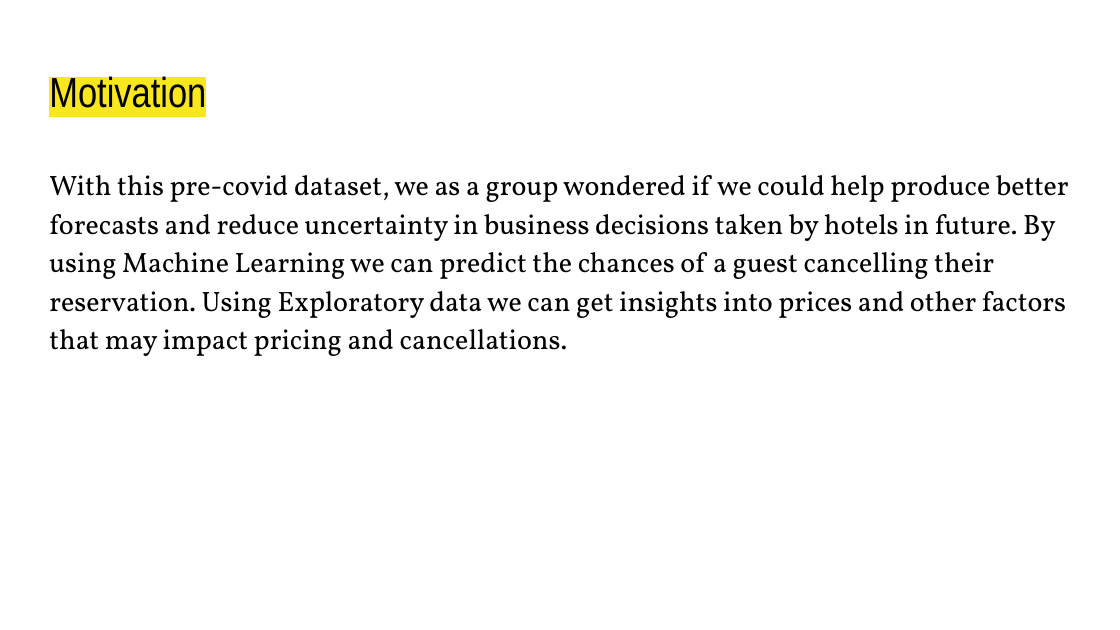
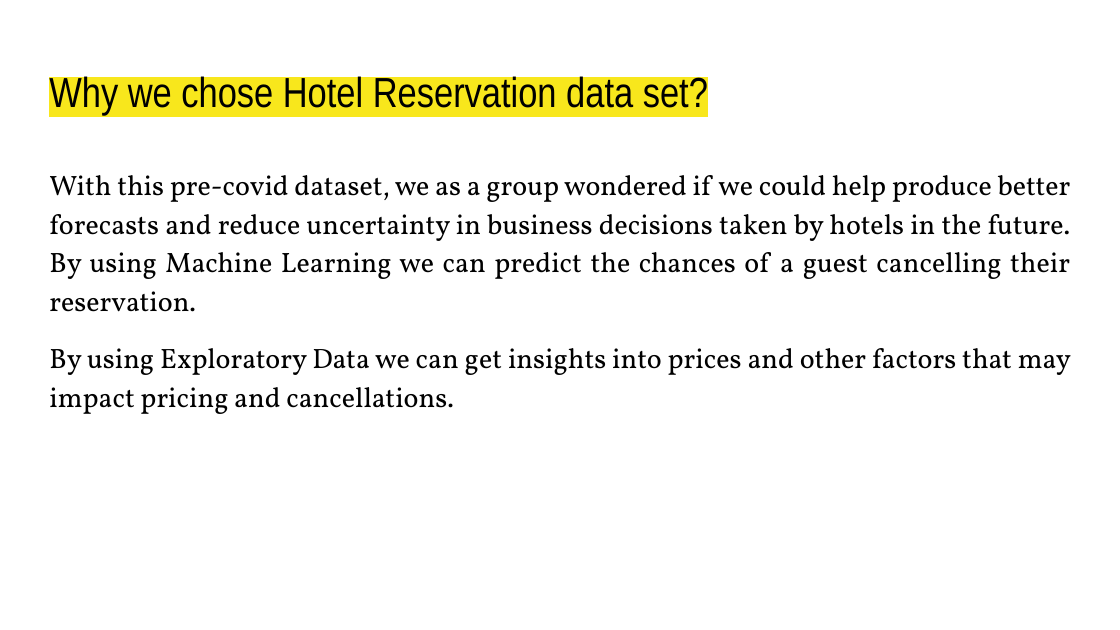
Before and after one commit to domivillacis/Hotel_reservations_analysis, a slide deck: slide 3 of Hotel_Reservations.pptx (slide 4 before the commit). Drawn at 1120x630 pixels with LibreOffice and Linux fonts; fonts in the diff are those of the drawing. Boxes give left, top, right and bottom in pixels: in the first picture for what was removed or moved away, otherwise in the second. Text is boxed around its words. In the diff, an @@ line names an element or a change of style, - is before the commit and + after.

```diff
--- a/Hotel_Reservations.pptx
+++ b/Hotel_Reservations.pptx
@@ title at box(49, 73, 708, 116): text changed @@
-Motivation
+Why we chose Hotel Reservation data set?
@@ text at box(49, 175, 1071, 414): text changed @@
-With this pre-covid dataset, we as a group wondered if we could help produce better forecasts and reduce uncertainty in business decisions taken by hotels in future. By using Machine Learning we can predict the chances of a guest cancelling their reservation. Using Exploratory data we can get insights into prices and other factors that may impact pricing and cancellations.
+With this pre-covid dataset, we as a group wondered if we could help produce better forecasts and reduce uncertainty in business decisions taken by hotels in the future. By using Machine Learning we can predict the chances of a guest cancelling their reservation.
+By using Exploratory Data we can get insights into prices and other factors that may impact pricing and cancellations.
```
Also in this commit, not shown: 19 other slides changed, 15 slides added, 3 slides removed.
